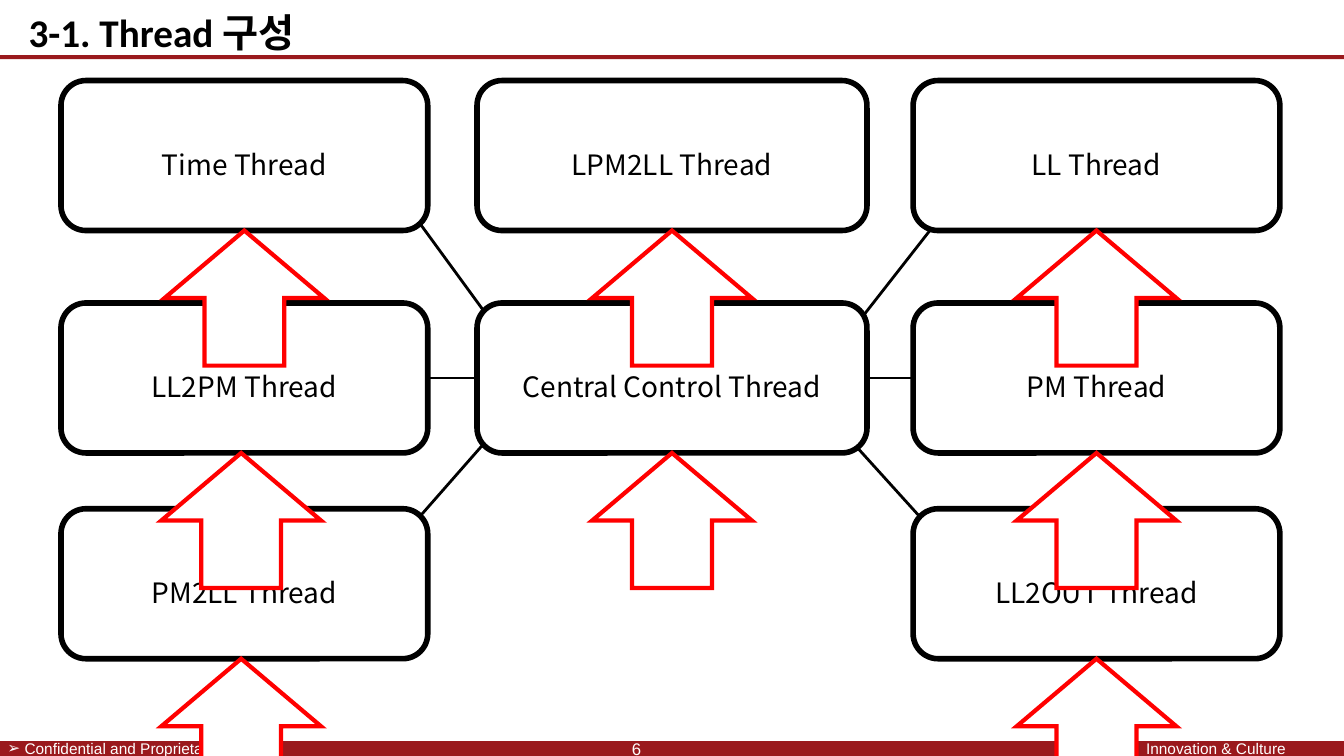
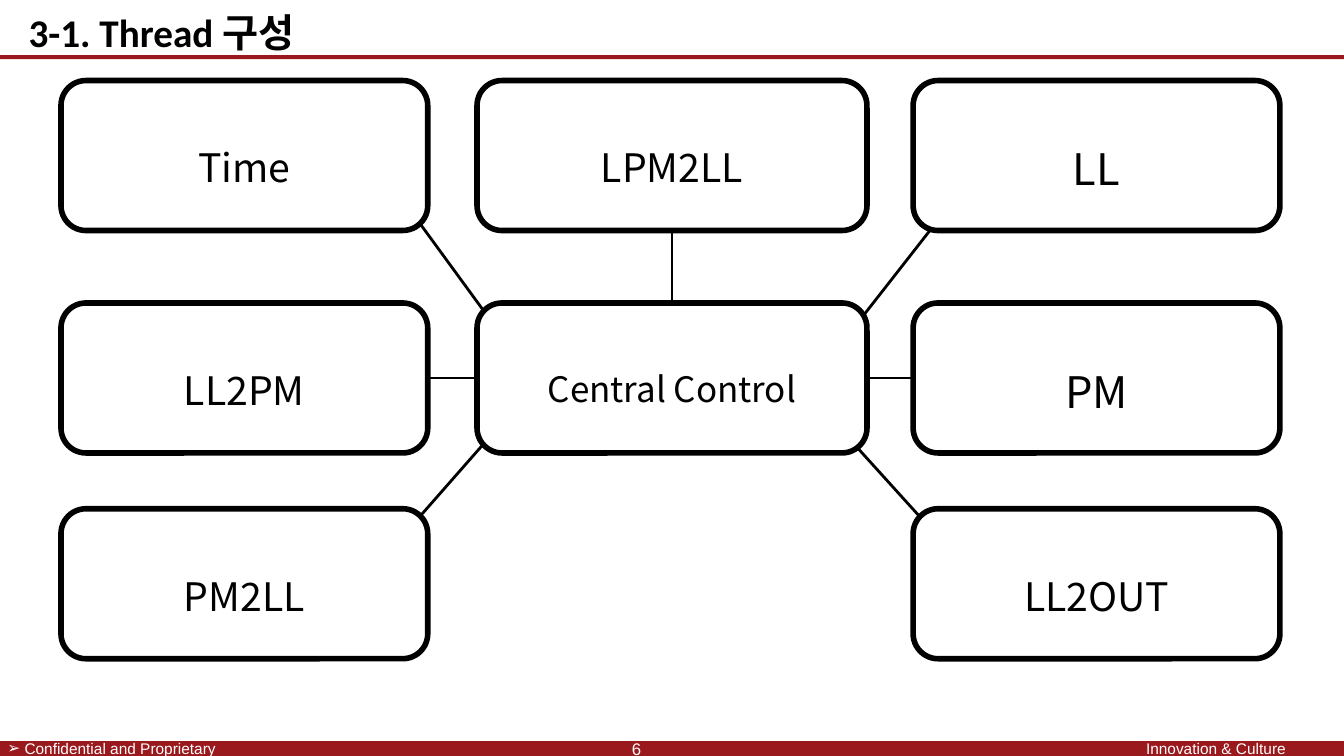
Before and after one commit to SaintSeong/JusungProject, a slide deck: slide 6 of A조 발표/A조 발표.pptx. Drawn at 1344x756 pixels with LibreOffice and Linux fonts; fonts in the diff are those of the drawing; background and template pictures are left out. Boxes give left, top, right and bottom in pixels: in the first picture for what was removed or moved away, otherwise in the second. Text is boxed around its words. In the diff, an @@ line names an element or a change of style, - is before the commit and + after.

```diff
--- a/A조 발표/A조 발표.pptx
+++ b/A조 발표/A조 발표.pptx
@@ text in rounded rectangle at box(198, 151, 290, 183): text changed; size 20 to 28 pt @@
-Time Thread
+Time
@@ text in rounded rectangle at box(601, 153, 743, 182): text changed; size 20 to 28 pt @@
-LPM2LL Thread
+LPM2LL
@@ text in rounded rectangle at box(1073, 153, 1120, 185): text changed; size 20 to 31 pt @@
-LL Thread
+LL
@@ up arrow removed at box(164, 231, 324, 366) @@
@@ up arrow removed at box(592, 231, 751, 366) @@
@@ up arrow removed at box(1017, 231, 1177, 366) @@
@@ text in rounded rectangle at box(184, 376, 305, 405): text changed; size 20 to 28 pt @@
-LL2PM Thread
+LL2PM
@@ text in rounded rectangle at box(548, 374, 796, 403): text changed; size 20 to 25 pt @@
-Central Control Thread
+Central Control
@@ text in rounded rectangle at box(1065, 376, 1128, 408): text changed; size 20 to 31 pt @@
-PM Thread
+PM
@@ up arrow removed at box(161, 453, 321, 588) @@
@@ up arrow removed at box(592, 453, 751, 588) @@
@@ up arrow removed at box(1017, 453, 1177, 588) @@
@@ text in rounded rectangle at box(184, 582, 305, 611): text changed; size 20 to 28 pt @@
-PM2LL Thread
+PM2LL
@@ text in rounded rectangle at box(1024, 581, 1169, 612): text changed; size 20 to 28 pt @@
-LL2OUT Thread
+LL2OUT
@@ up arrow removed at box(161, 659, 321, 756) @@
@@ up arrow removed at box(1017, 659, 1177, 756) @@
```
Also in this commit, not shown: 10 other slides changed, 7 slides added, 2 other files.
